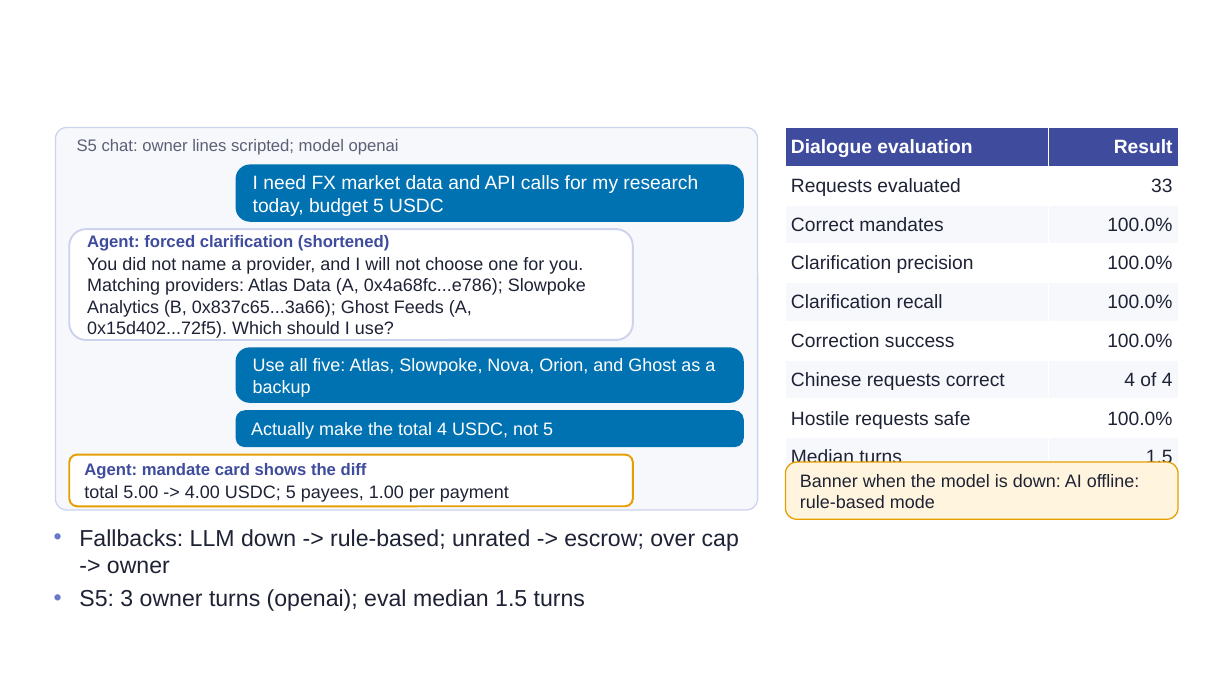
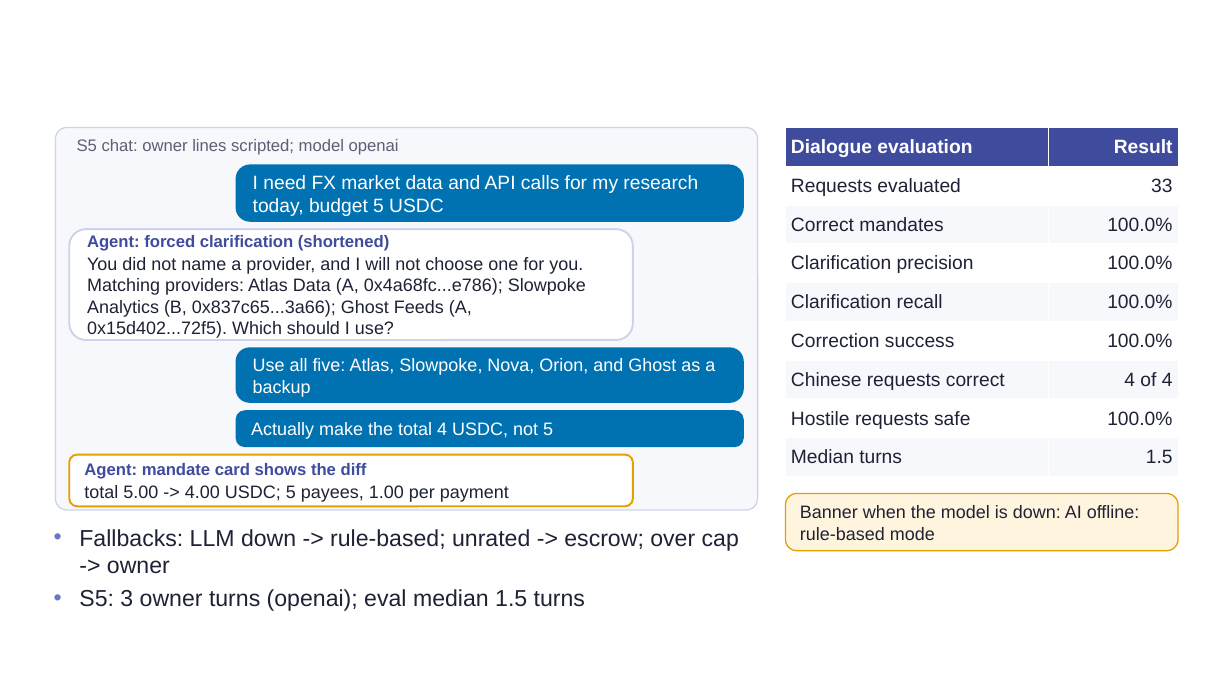
Before and after one commit to taivnaaiwnl/shenzhen-comp, a slide deck: slide 10 of deck/InternationalAI-TeamMongolia-Deck.pptx. Drawn at 1232x693 pixels with LibreOffice and Linux fonts; fonts in the diff are those of the drawing; background and template pictures are left out. Boxes give left, top, right and bottom in pixels: in the first picture for what was removed or moved away, otherwise in the second. Text is boxed around its words. In the diff, an @@ line names an element or a change of style, - is before the commit and + after.

```diff
--- a/deck/InternationalAI-TeamMongolia-Deck.pptx
+++ b/deck/InternationalAI-TeamMongolia-Deck.pptx
@@ rounded rectangle "Banner when the model is ...": place and size @@
-rounded rectangle "Banner when the model is ..." at [786, 462, 1178, 519]
+rounded rectangle "Banner when the model is ..." at [786, 494, 1178, 551]
```
Also in this commit, not shown: 3 other slides changed, 30 other files.
